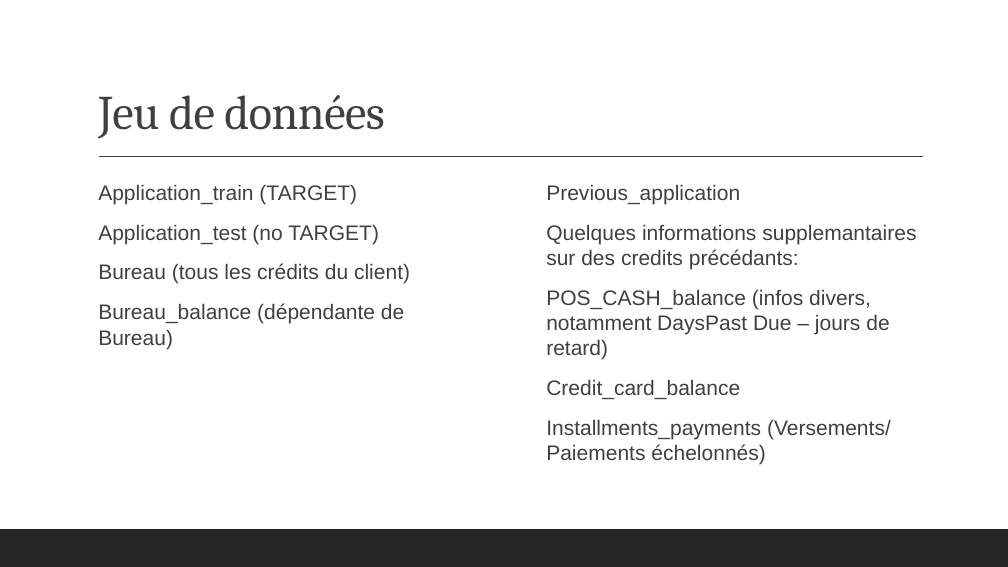
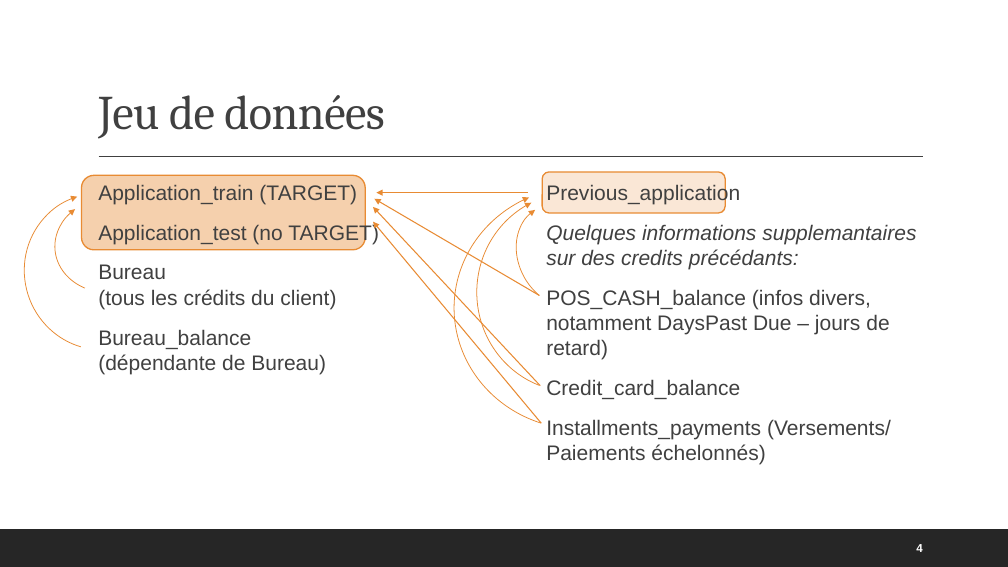
Before and after one commit to VeronikaBerezhnaia/OC_P7_credit_scoring, a slide deck: slide 4 of P7_presentation_Berezhnaia.pptx. Drawn at 1008x567 pixels with LibreOffice and Linux fonts; fonts in the diff are those of the drawing. Boxes give left, top, right and bottom in pixels: in the first picture for what was removed or moved away, otherwise in the second. Text is boxed around its words. In the diff, an @@ line names an element or a change of style, - is before the commit and + after.

```diff
--- a/P7_presentation_Berezhnaia.pptx
+++ b/P7_presentation_Berezhnaia.pptx
@@ arc (boxed as its full ellipse) added at (5,173,198,370), outline #E88B33 0.75 pt @@
@@ rounded rectangle added at (82,175,365,250), fill #E88B33 at 40% opacity, outline #E88B33 1.25 pt @@
@@ text "Application_train (TARGET)" rewrapped from (98,184,410,349) to (98,184,379,374) @@
@@ rounded rectangle added at (542,172,725,212), fill #E88B33 at 20% opacity, outline #E88B33 1.25 pt @@
@@ arc (boxed as its full ellipse) added at (50,192,169,298), outline #E88B33 0.75 pt @@
@@ arrow added from (541, 386) to (373, 207), #E88B33 1 pt @@
@@ arrow added from (539, 296) to (374, 199), #E88B33 1 pt @@
@@ arrow added from (528, 193) to (377, 193), #E88B33 1 pt @@
@@ arc (boxed as its full ellipse) added at (454,187,709,430), outline #E88B33 0.75 pt @@
@@ arc (boxed as its full ellipse) added at (477,192,670,391), outline #E88B33 0.75 pt @@
@@ arc (boxed as its full ellipse) added at (497,186,632,327), outline #E88B33 0.75 pt @@
@@ arrow added from (541, 423) to (373, 222), #E88B33 1 pt @@
@@ text at (546,224,916,269): italic on in "Quelques informations supplemantaires sur des credits précéd ..." @@
@@ page number added at (916,544,922,552), 11 pt, text #FFFFFF, bold @@
+4
```
Also in this commit, not shown: 15 other slides changed, 5 other files.
